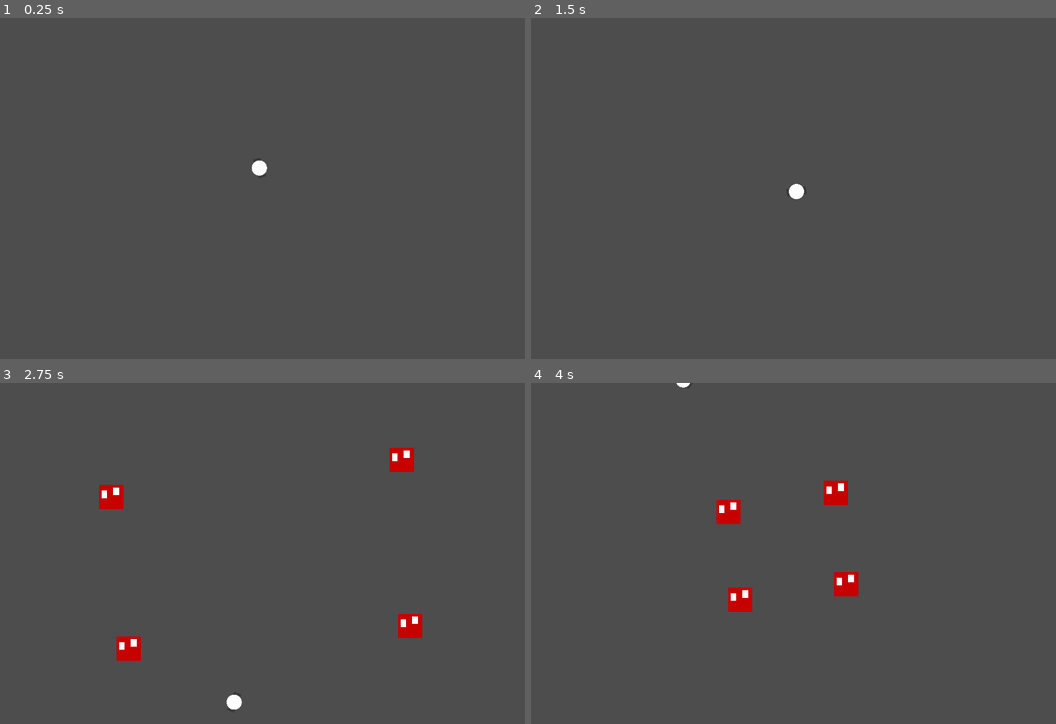
Above: before the commit, frames 1-4 (two rows, left to right).
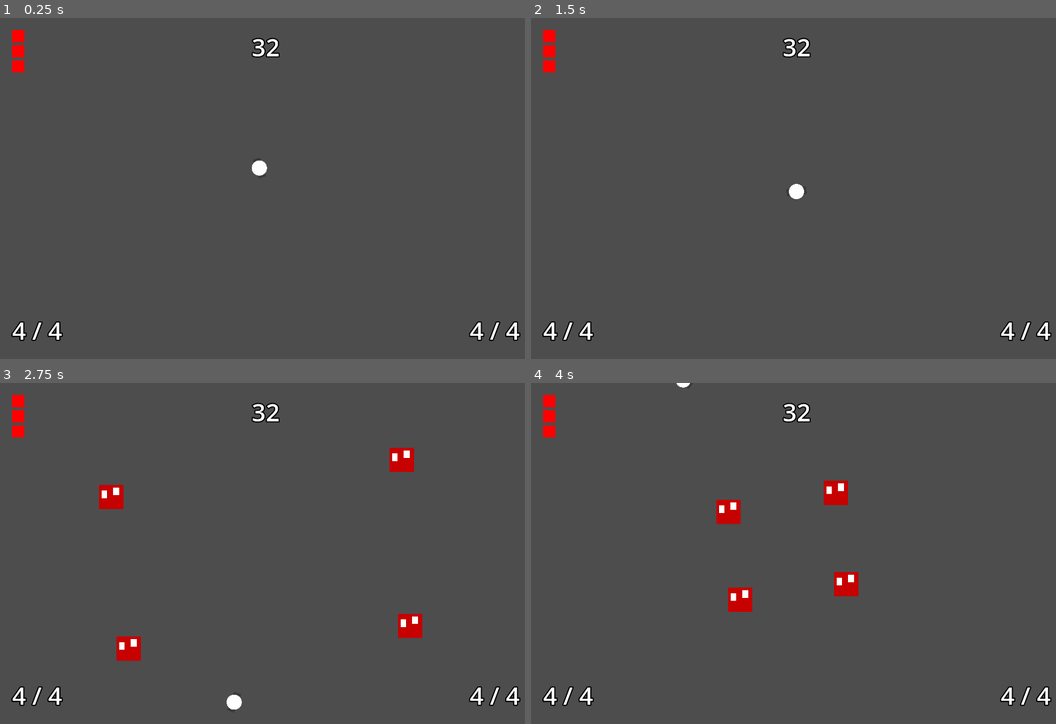
Above: after the commit, the same moments.

Repository: Garrett-Ravatt/DEEBSMoP
Game: Godot game, scene res://test-scenes/get_the_man.tscn
The game is run twice, just before and just after one commit, with the same random seed, the same clock (stepped at 60 frames per second) and the same inputs. The project has no main scene, so this scene is started directly.
Inputs (mouse positions are in pixels of both pictures, inside the frame that each line leads up to):
- Up to frame 1 (0.25 s): no input
- Up to frame 2 (1.5 s): tap Enter at 0.5 s; move the mouse to (914, 171) at 0.52 s; hold D (move_right) 0.53-1.28 s; click (914, 171) at 0.6 s; move the mouse to (688, 205) at 1.27 s; hold S (move_down) from 1.28 s (still down); right-click (688, 205) at 1.35 s
- Up to frame 3 (2.75 s): move the mouse to (320, 478) at 2.02 s; release S (move_down) at 2.03 s; hold D (move_right) from 2.03 s (still down); click (320, 478) at 2.1 s
- Up to frame 4 (4 s): move the mouse to (772, 621) at 2.77 s; release D (move_right) at 2.78 s; hold W (move_up) 2.78-3.53 s; right-click (772, 621) at 2.85 s; move the mouse to (956, 604) at 3.52 s; hold A (move_left) from 3.53 s (still down); click (956, 604) at 3.6 s

The runs differ from the first frame. In frame 1, 1.0% of the frame differs, in the area x 2-100%, y 3-95%; in frame 2, 1.0%; in frame 3, 1.0%; in frame 4, 1.0%.

Commit message:
HUD updates now :)

Diff:
--- a/objects/the_man.gd
+++ b/objects/the_man.gd
@@ -1,12 +1,14 @@
 extends CharacterBody2D
 
 signal death
+signal health_change(int)
 @export var health := 3 :
 	set(value):
 		print("ouchie")
 		if value <= 0:
 			death.emit()
 		health = value
+		health_change.emit(health)
 
 @export var speed = 600.0 # How fast the player will move (pixels/sec).
 @export var accel := 40.0
--- a/objects/the_man.tscn
+++ b/objects/the_man.tscn
@@ -1,6 +1,7 @@
-[gd_scene load_steps=4 format=3 uid="uid://ck2ec7r4qsdr4"]
+[gd_scene load_steps=5 format=3 uid="uid://ck2ec7r4qsdr4"]
 
 [ext_resource type="Script" path="res://objects/the_man.gd" id="1_mkixg"]
+[ext_resource type="PackedScene" uid="uid://dv83bldx52n42" path="res://ui/hud.tscn" id="2_lelup"]
 
 [sub_resource type="SphereMesh" id="SphereMesh_qaa3g"]
 
@@ -60,4 +61,9 @@
 [node name="CollisionPolygon2D2" type="CollisionPolygon2D" parent="SecondaryFireHurtbox"]
 polygon = PackedVector2Array(0, 0, -95, -250, 0, -275, 95, -250)
 
+[node name="CanvasLayer" type="CanvasLayer" parent="."]
+
+[node name="HUD" parent="CanvasLayer" instance=ExtResource("2_lelup")]
+
 [connection signal="death" from="." to="." method="_on_death"]
+[connection signal="health_change" from="." to="CanvasLayer/HUD" method="_on_health_changed"]
--- a/ui/hud.tscn
+++ b/ui/hud.tscn
@@ -29,14 +29,17 @@
 [node name="HealthChip" type="ColorRect" parent="MarginContainer/HealthBox"]
 custom_minimum_size = Vector2(32, 32)
 layout_mode = 2
+color = Color(1, 0, 0, 1)
 
 [node name="HealthChip2" type="ColorRect" parent="MarginContainer/HealthBox"]
 custom_minimum_size = Vector2(32, 32)
 layout_mode = 2
+color = Color(1, 0, 0, 1)
 
 [node name="HealthChip3" type="ColorRect" parent="MarginContainer/HealthBox"]
 custom_minimum_size = Vector2(32, 32)
 layout_mode = 2
+color = Color(1, 0, 0, 1)
 
 [node name="Ammo" type="Label" parent="MarginContainer"]
 layout_mode = 2
